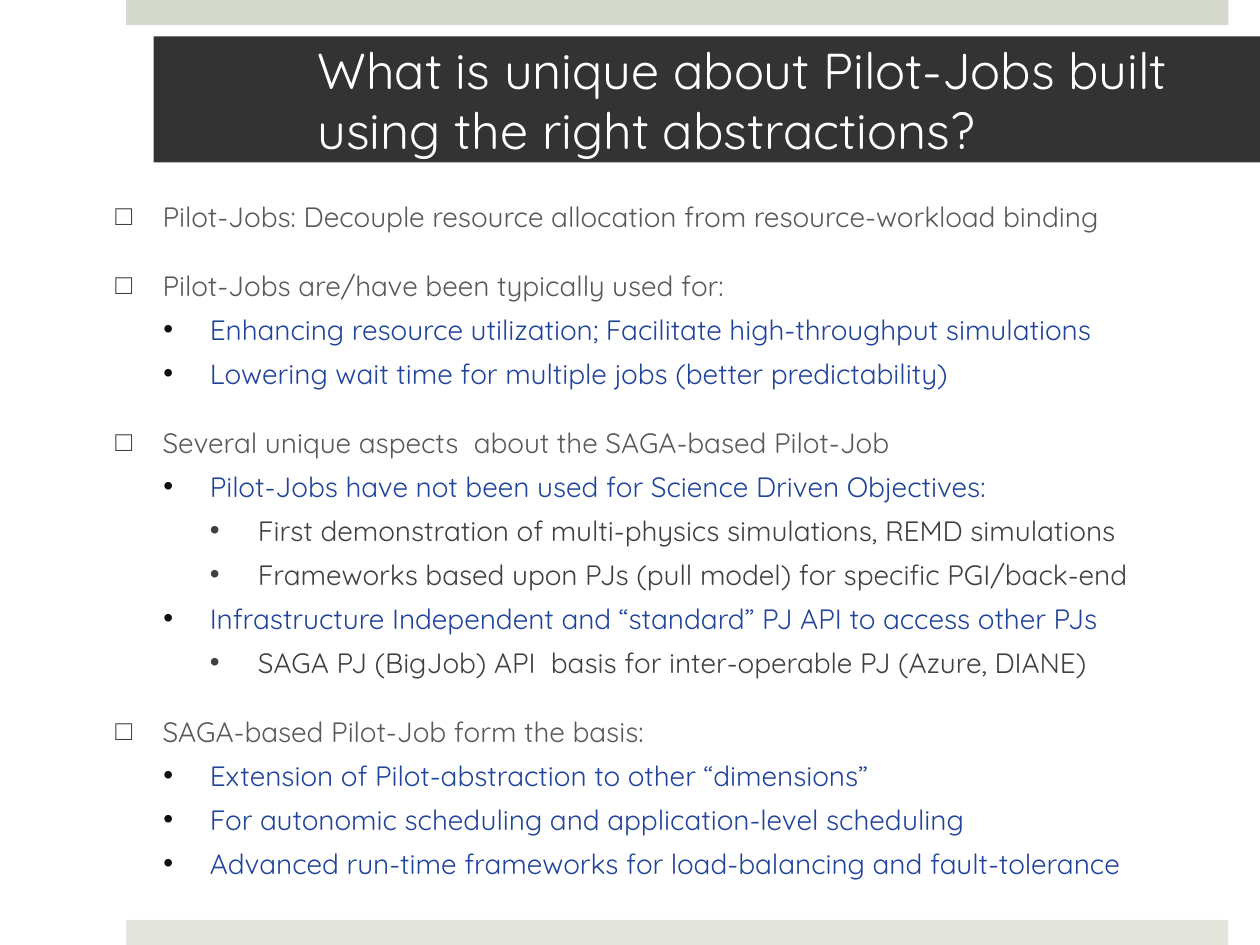
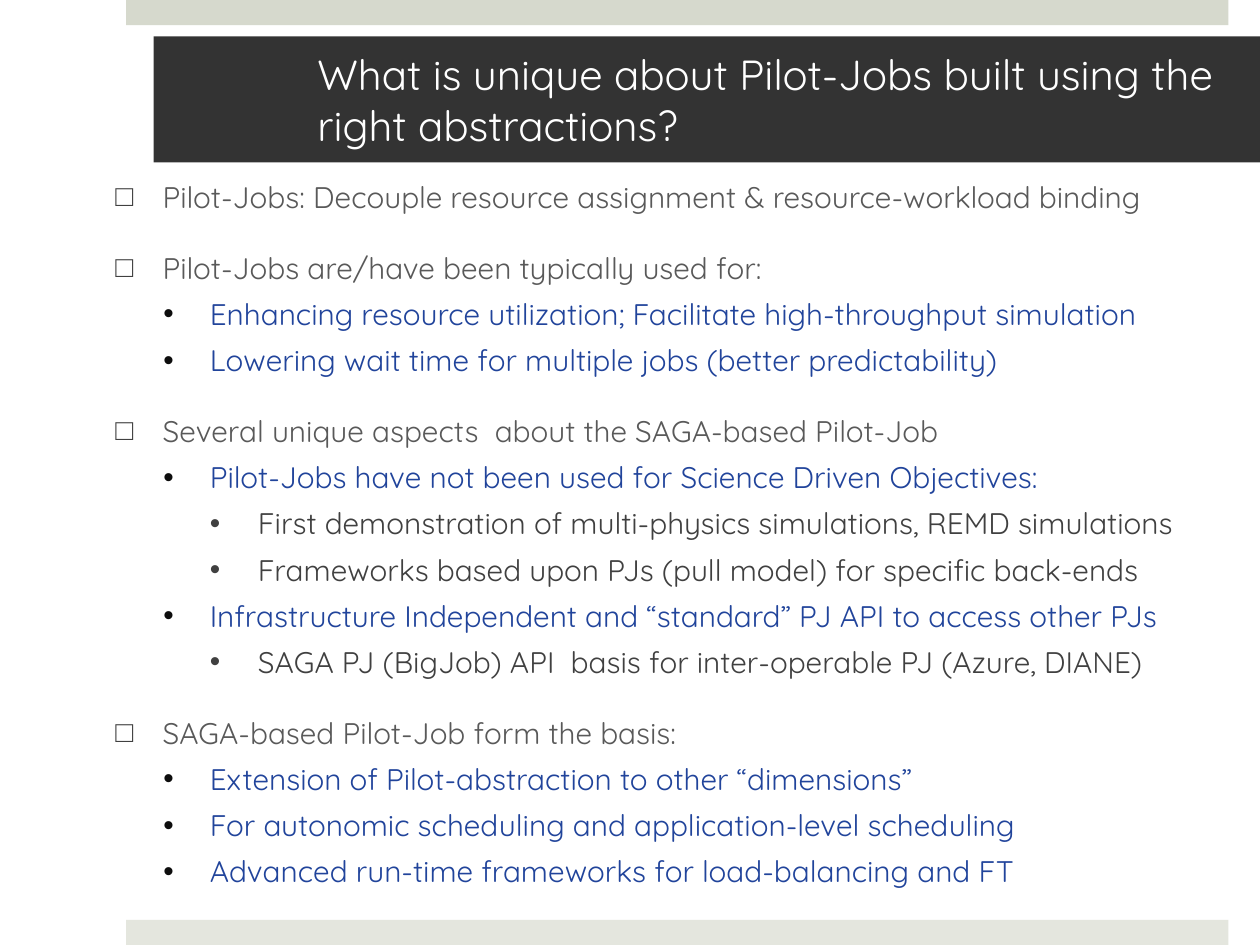
Before and after one commit to saga-project/saga-cpp-legacy-projects, a slide deck: slide 18 of saga-talks/abstractions_for_ls-microsoft.pptx. Drawn at 1260x945 pixels with LibreOffice and Linux fonts; fonts in the diff are those of the drawing; background and template pictures are left out. Boxes give left, top, right and bottom in pixels: in the first picture for what was removed or moved away, otherwise in the second. Text is boxed around its words. In the diff, an @@ line names an element or a change of style, - is before the commit and + after.

```diff
--- a/saga-talks/abstractions_for_ls-microsoft.pptx
+++ b/saga-talks/abstractions_for_ls-microsoft.pptx
@@ title "What is unique about Pilot-Jobs ..." at (154,37,1260,163): size 28.8 to 24 pt @@
@@ text "Pilot-Jobs: Decouple resource assignment & ...": place and size @@
-text "Pilot-Jobs: Decouple resource assignment & ..." at (163,206,1127,880)
+text "Pilot-Jobs: Decouple resource assignment & ..." at (163,186,1173,842)
@@ text at (163,186,1140,214): text changed; size 16 to 17 pt @@
-□ Pilot-Jobs: Decouple resource allocation from resource-workload binding
+□ Pilot-Jobs: Decouple resource assignment & resource-workload binding
@@ text at (163,255,1173,842): size 16 to 17 pt in "Pilot-Jobs are/have been typically used for:", "Lowering wait time for multiple jobs (better ...", "Several unique aspects about the SAGA-based Pilot-Job", "Pilot-Jobs have not been used for Science ..." and 6 more places @@
@@ text at (210,303,1136,331): text changed; size 16 to 17 pt @@
-  • Enhancing resource utilization; Facilitate high-throughput simulations
+  • Enhancing resource utilization; Facilitate high-throughput simulation
@@ text at (258,559,1138,587): text changed; size 16 to 17 pt @@
-    • Frameworks based upon PJs (pull model) for specific PGI/back-end
+    • Frameworks based upon PJs (pull model) for specific back-ends
@@ text at (210,853,1120,880): text changed; size 16 to 17 pt @@
-  • Advanced run-time frameworks for load-balancing and fault-tolerance
+  • Advanced run-time frameworks for load-balancing and FT
```
Also in this commit, not shown: 18 other slides changed.
